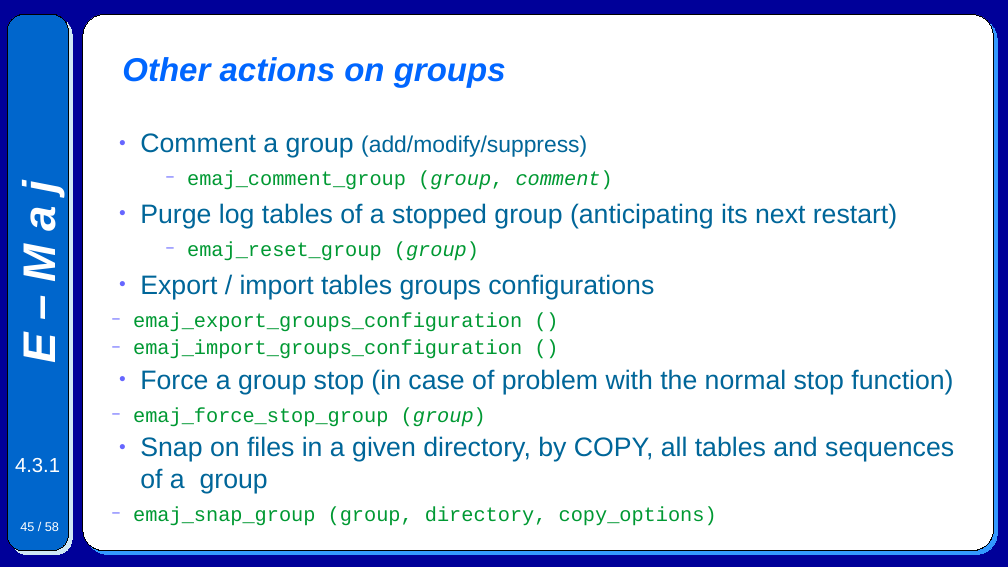
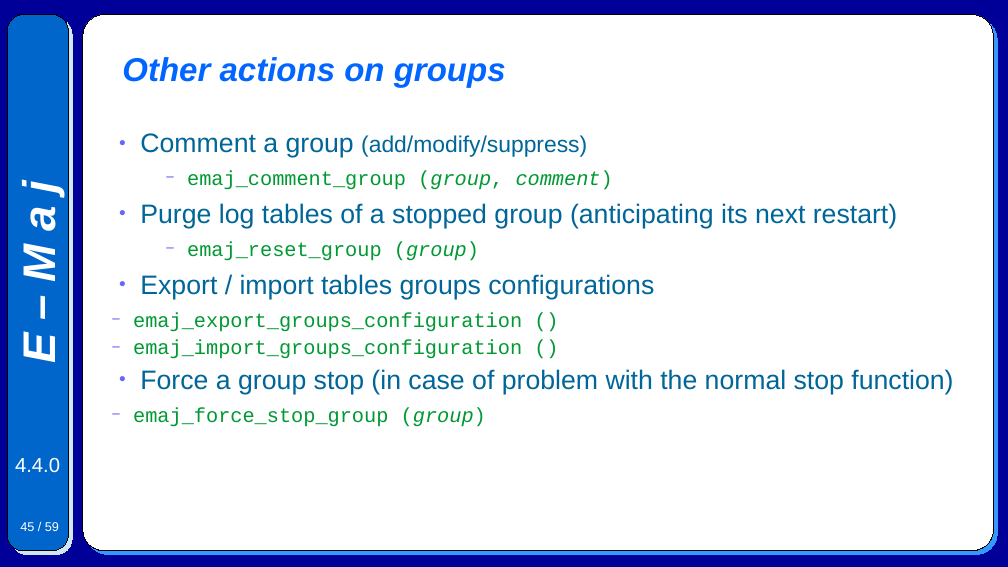
Before and after one commit to beaud76/emaj_doc, a slide deck: slide 45 of Emaj.devel_pres_en.odp. Drawn at 1008x567 pixels with LibreOffice and Linux fonts; fonts in the diff are those of the drawing. Boxes give left, top, right and bottom in pixels: in the first picture for what was removed or moved away, otherwise in the second. Text is boxed around its words. In the diff, an @@ line names an element or a change of style, - is before the commit and + after.

```diff
--- a/Emaj.devel_pres_en.odp
+++ b/Emaj.devel_pres_en.odp
@@ text at bbox=[133, 436, 954, 526]: paragraphs removed @@
-● Snap on files in a given directory, by COPY, all tables and sequences of a group
-  − emaj_snap_group (group, directory, copy_options)
@@ text at bbox=[15, 458, 60, 473]: text changed @@
-4.3.1
+4.4.0
```
Also in this commit, not shown: 53 other slides changed, 1 slide added, 45 other files.
